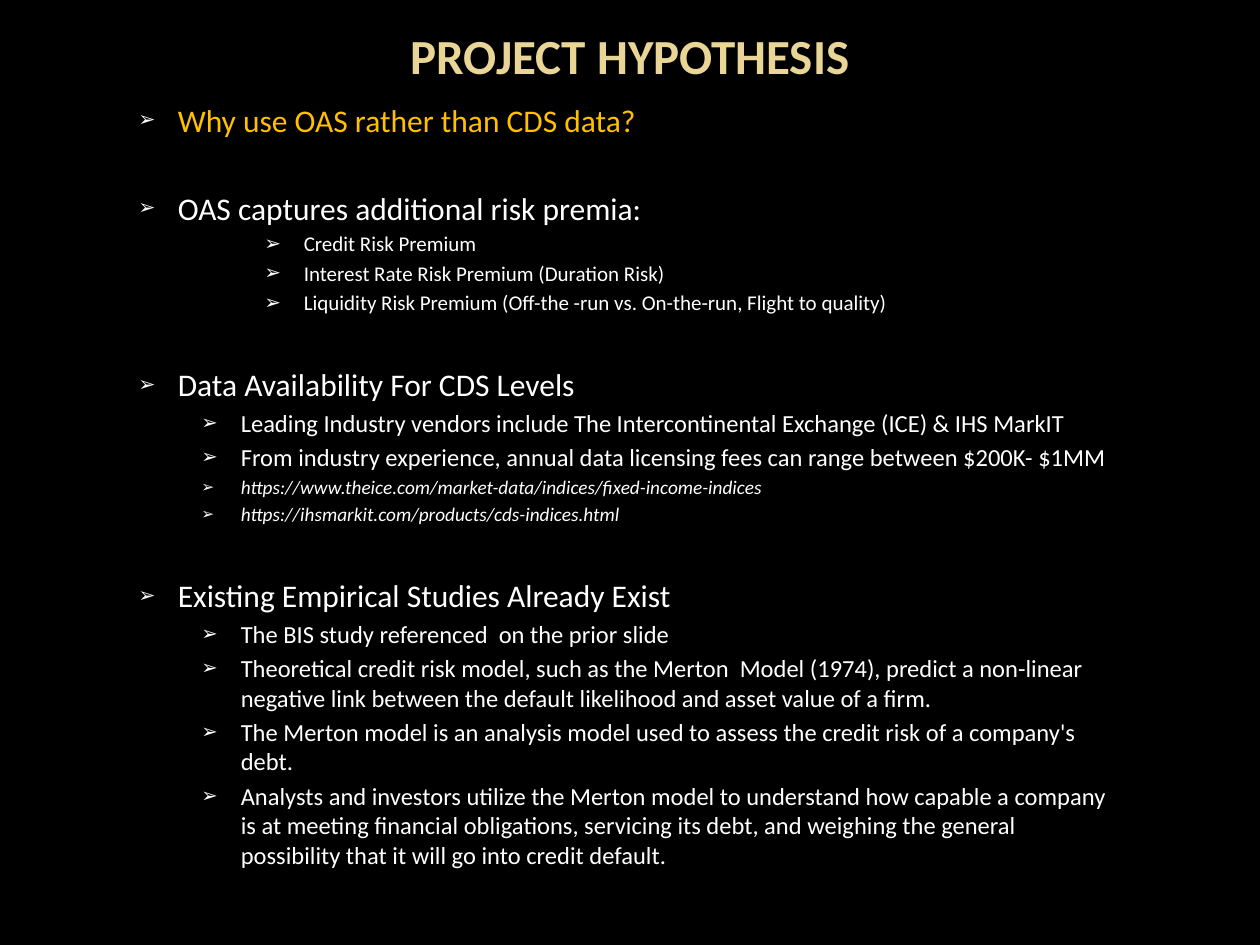
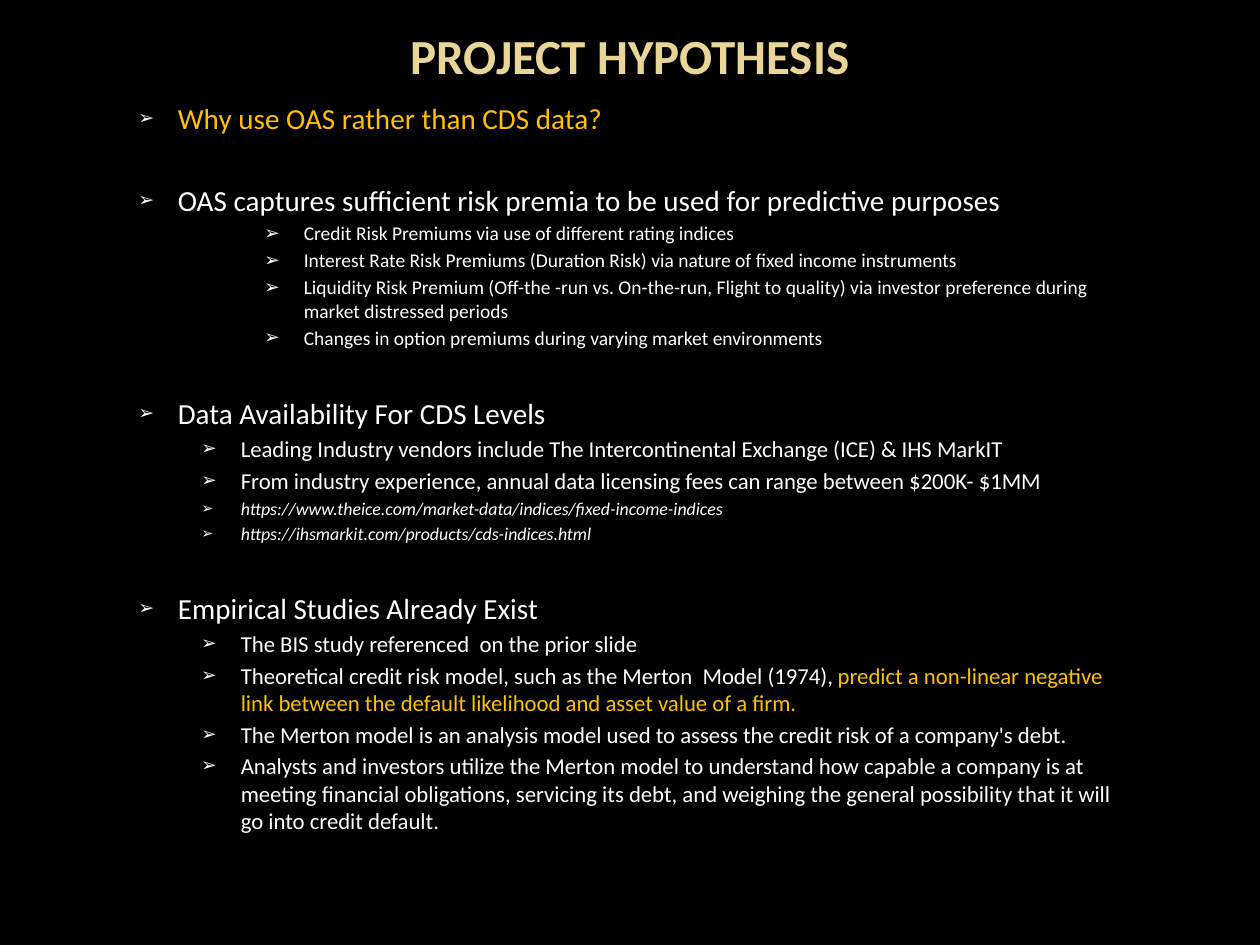
Before and after one commit to WolverineXM/FinTechProject3, a slide deck: slide 4 of Project_3_Presentation.pptx. Drawn at 1260x945 pixels with LibreOffice and Linux fonts; fonts in the diff are those of the drawing; background and template pictures are left out. Boxes give left, top, right and bottom in pixels: in the first picture for what was removed or moved away, otherwise in the second. Text is boxed around its words. In the diff, an @@ line names an element or a change of style, - is before the commit and + after.

```diff
--- a/Project_3_Presentation.pptx
+++ b/Project_3_Presentation.pptx
@@ subtitle at <box>178,108,1110,833</box>: size 18 to 16.6 pt in "Why use OAS rather than CDS data?", "Data Availability For CDS Levels"; size 14 to 12.9 pt in "Leading Industry vendors include The Intercontinental Exchan ...", "From industry experience, annual data licensing fees ...", "The BIS study referenced on the prior ...", "Theoretical credit risk model, such as the ..." and 2 more places; size 11 to 10.2 pt in "https://www.theice.com/market-data/indices/fixed-income-indi ...", "https://ihsmarkit.com/products/cds-indices.html"; text colour #FFFFFF to #FFC000 in "predict a non-linear negative link between the ..." @@
@@ subtitle at <box>178,190,1087,349</box>: text changed; size 12 to 11.1 pt @@
-➢ OAS captures additional risk premia:
-    ➢ Credit Risk Premium
-    ➢ Interest Rate Risk Premium (Duration Risk)
-    ➢ Liquidity Risk Premium (Off-the -run vs. On-the-run, Flight to quality)
+➢ OAS captures sufficient risk premia to be used for predictive purposes
+    ➢ Credit Risk Premiums via use of different rating indices
+    ➢ Interest Rate Risk Premiums (Duration Risk) via nature of fixed income instruments
+    ➢ Liquidity Risk Premium (Off-the -run vs. On-the-run, Flight to quality) via investor preference during market distressed periods
+    ➢ Changes in option premiums during varying market environments
@@ subtitle at <box>178,598,537,624</box>: text changed; size 18 to 16.6 pt @@
-➢ Existing Empirical Studies Already Exist
+➢ Empirical Studies Already Exist
```
Also in this commit, not shown: 1 other slide changed, 3 slides added, 1 other file.
